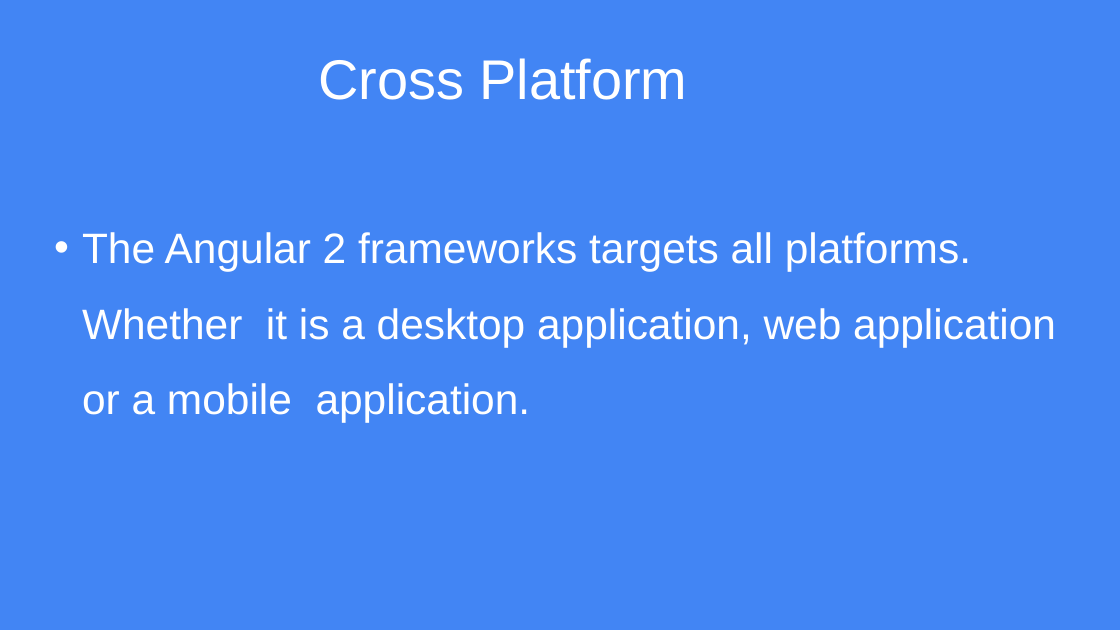
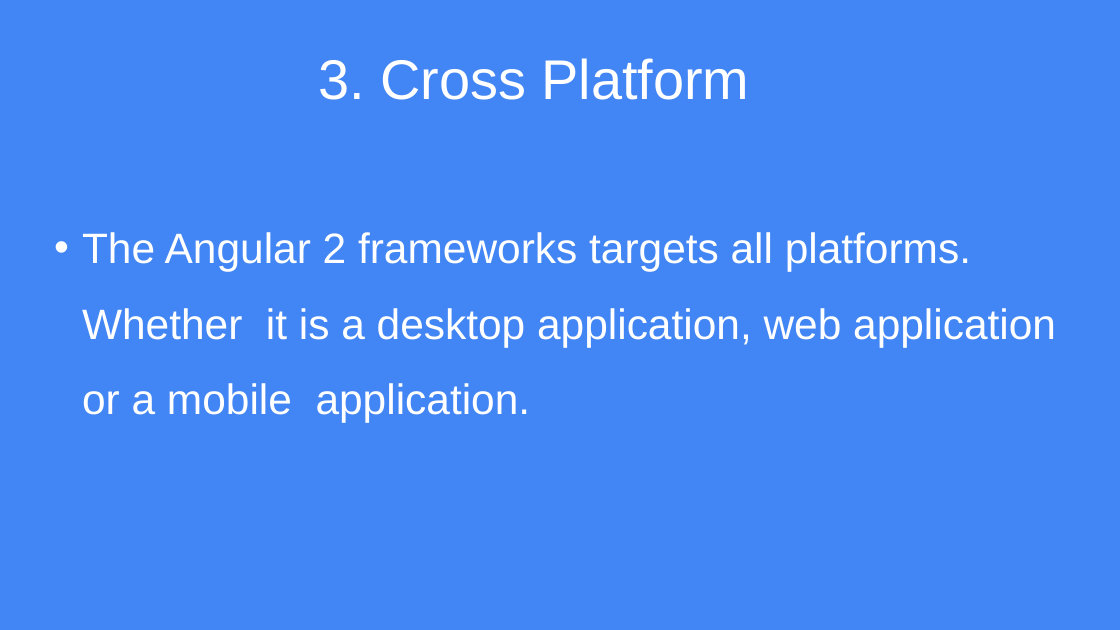
Before and after one commit to anchitgupt/anchitgupt.github.io, a slide deck: slide 35 of Angular2.pptx. Drawn at 1120x630 pixels with LibreOffice and Linux fonts; fonts in the diff are those of the drawing. Boxes give left, top, right and bottom in pixels: in the first picture for what was removed or moved away, otherwise in the second. Text is boxed around its words. In the diff, an @@ line names an element or a change of style, - is before the commit and + after.

```diff
--- a/Angular2.pptx
+++ b/Angular2.pptx
@@ title at bbox=[318, 58, 749, 100]: text changed @@
-Cross Platform
+3. Cross Platform
```
Also in this commit, not shown: 1 other file.
